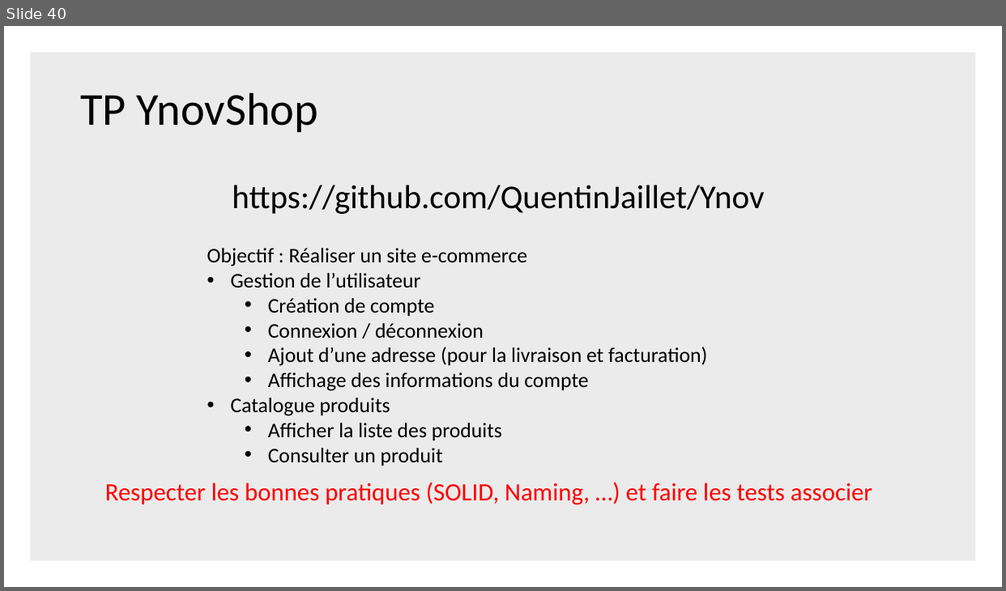
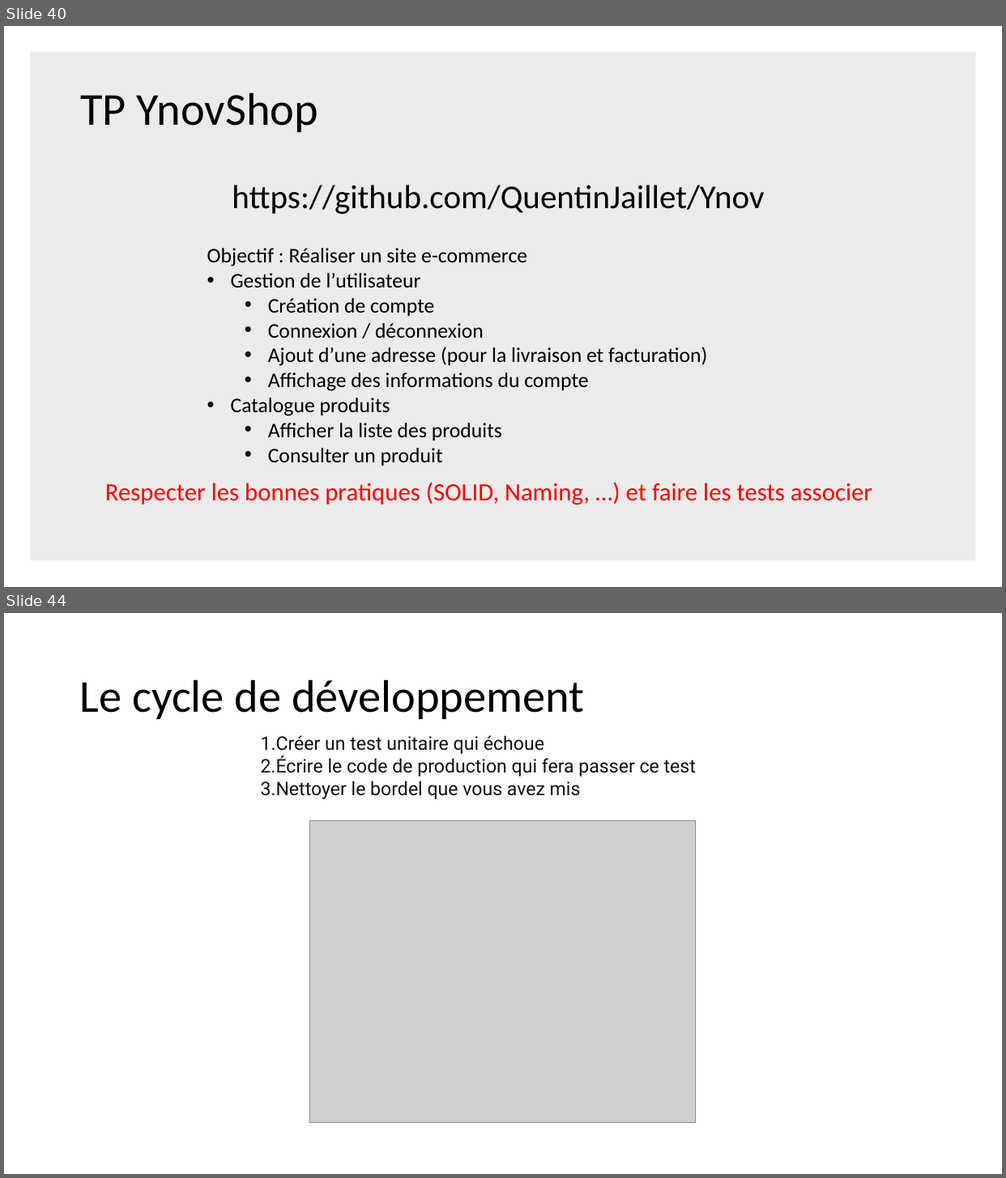
Before and after one commit to QuentinJaillet/Ynov, a slide deck: Documentation/METHODOLOGIE DE TESTS & TESTS UNITAIRES.pptx. Shown one above the other, each under a label of ours: slide 40 before the commit, slides 40 and 44 after it; the slides between them are not shown. The pictures are 1006x591 and 1006x1178 pixels, drawn with LibreOffice and Linux fonts; fonts in the diff are those of the drawing; grey boxes stand for pictures. Boxes give left, top, right and bottom in pixels: in the first picture for what was removed or moved away, otherwise in the second. Text is boxed around its words. In the diff, an @@ line names an element or a change of style, - is before the commit and + after.

```diff
--- a/Documentation/METHODOLOGIE DE TESTS & TESTS UNITAIRES.pptx
+++ b/Documentation/METHODOLOGIE DE TESTS & TESTS UNITAIRES.pptx
@@ slide 44 added at [4,613,1002,1174], background #FFFFFF @@
@@ text added at [80,679,585,719], 44 pt, text #000000 @@
+Le cycle de développement
@@ text added at [261,735,696,799], 18 pt, text #111111 @@
+1. Créer un test unitaire qui échoue
+2. Écrire le code de production qui fera passer ce test
+3. Nettoyer le bordel que vous avez mis
@@ picture added at [310,821,696,1122] @@
```
Also in this commit, not shown: 2 slides changed, 9 other slides added, 1 slide removed.
